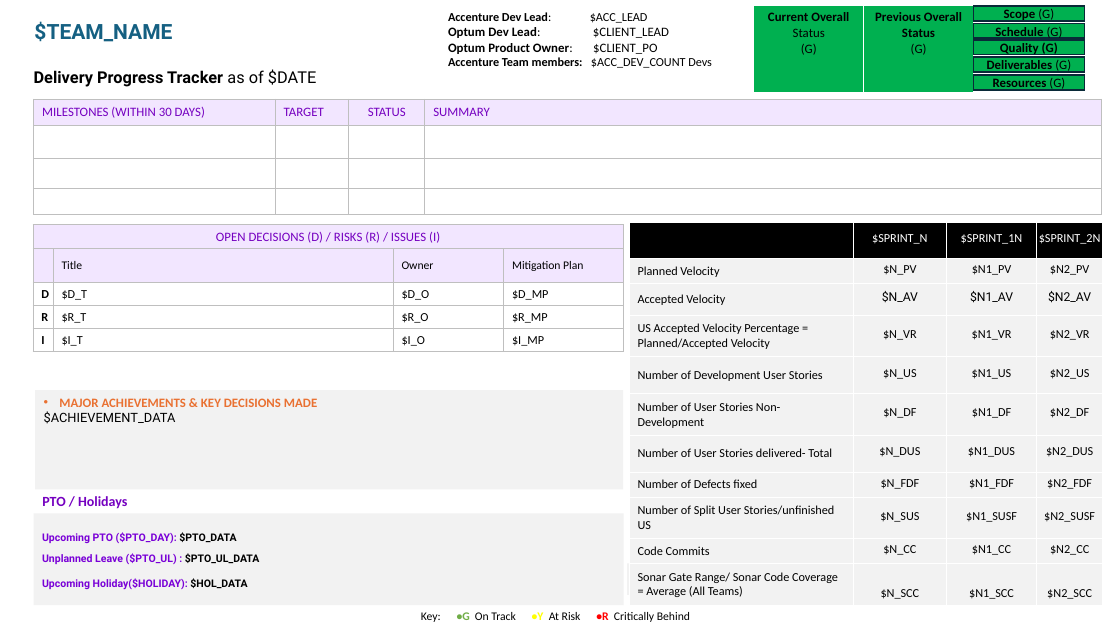
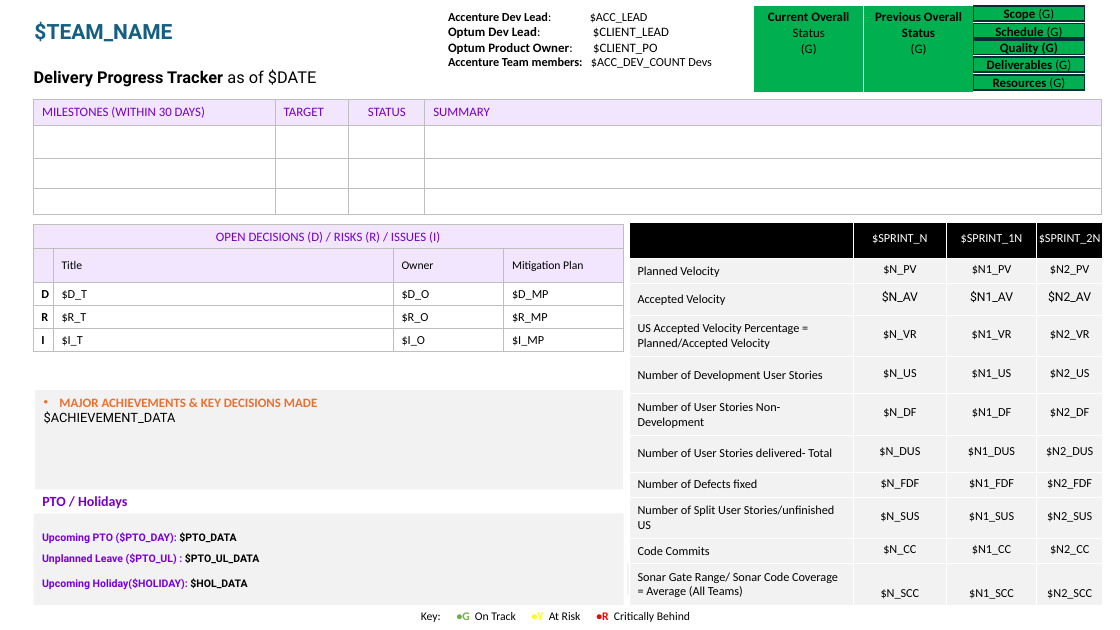
Before and after one commit to Dipmalya/WSRAutomator, a slide deck: slide 1 of WSR-Template.pptx. Drawn at 1120x630 pixels with LibreOffice and Linux fonts; fonts in the diff are those of the drawing. Boxes give left, top, right and bottom in pixels: in the first picture for what was removed or moved away, otherwise in the second. Text is boxed around its words. In the diff, an @@ line names an element or a change of style, - is before the commit and + after.

```diff
--- a/WSR-Template.pptx
+++ b/WSR-Template.pptx
@@ table at <box>629,223,1102,606</box> @@
-row 9, column 3: $N1_SUSF
+row 9, column 3: $N1_SUS
-row 9, column 4: $N2_SUSF
+row 9, column 4: $N2_SUS
```
Also in this commit, not shown: 2 other files.
